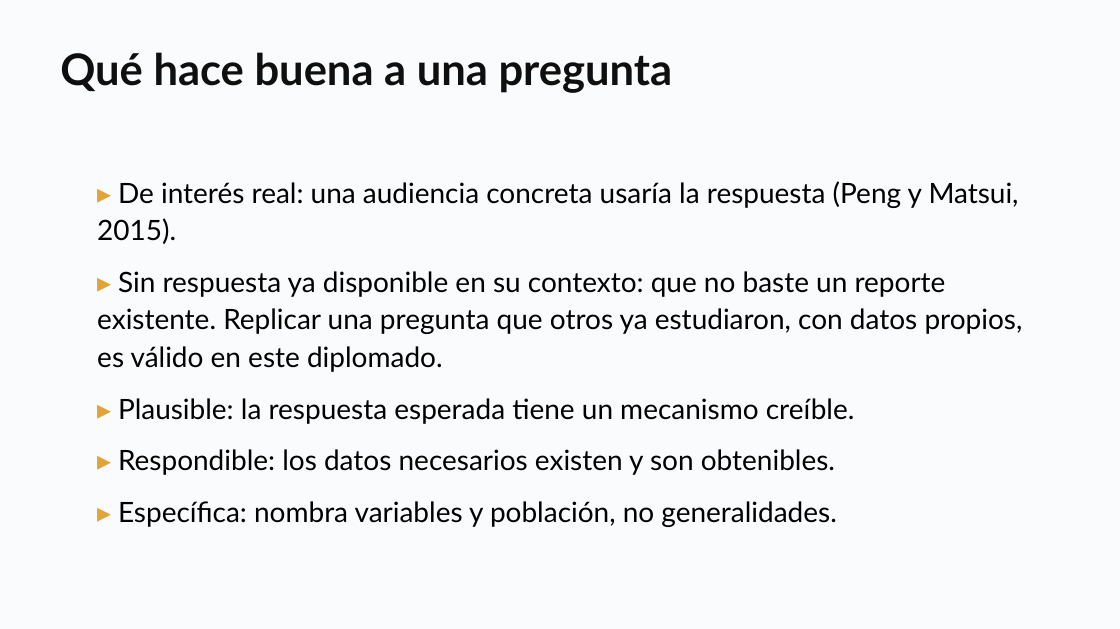
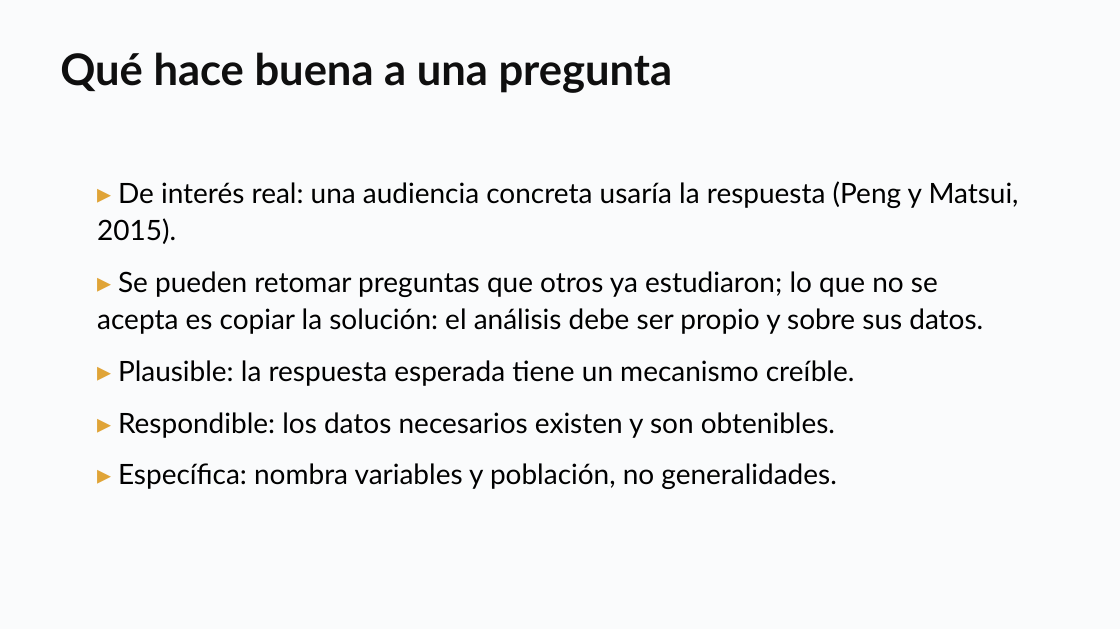
Before and after one commit to daniopitz/diplomado-cdd, a slide deck: slide 5 of presentaciones/clase02_eda_descriptiva.pptx. Drawn at 1120x629 pixels with LibreOffice and Linux fonts; fonts in the diff are those of the drawing. Boxes give left, top, right and bottom in pixels: in the first picture for what was removed or moved away, otherwise in the second. Text is boxed around its words. In the diff, an @@ line names an element or a change of style, - is before the commit and + after.

```diff
--- a/presentaciones/clase02_eda_descriptiva.pptx
+++ b/presentaciones/clase02_eda_descriptiva.pptx
@@ text at [97, 271, 983, 334]: text changed @@
-▸ Sin respuesta ya disponible en su contexto: que no baste un reporte existente. Replicar una pregunta que otros ya estudiaron, con datos propios, es válido en este diplomado.
+▸ Se pueden retomar preguntas que otros ya estudiaron; lo que no se acepta es copiar la solución: el análisis debe ser propio y sobre sus datos.
```
Also in this commit, not shown: 1 other file.
